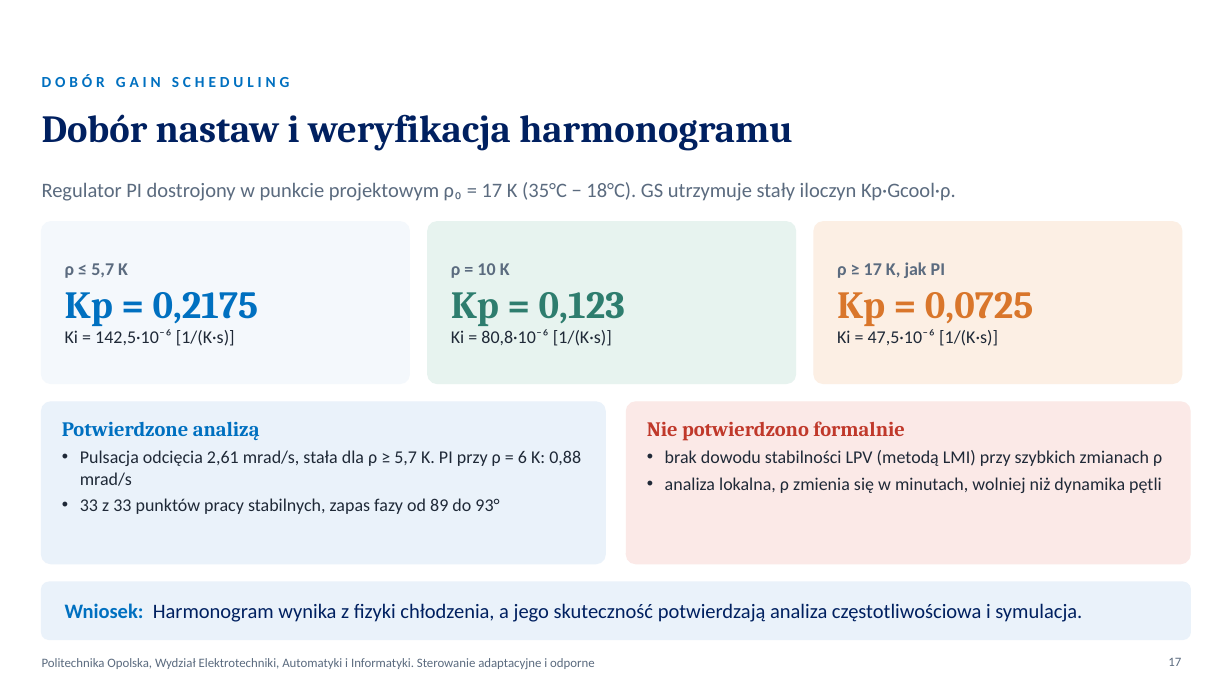
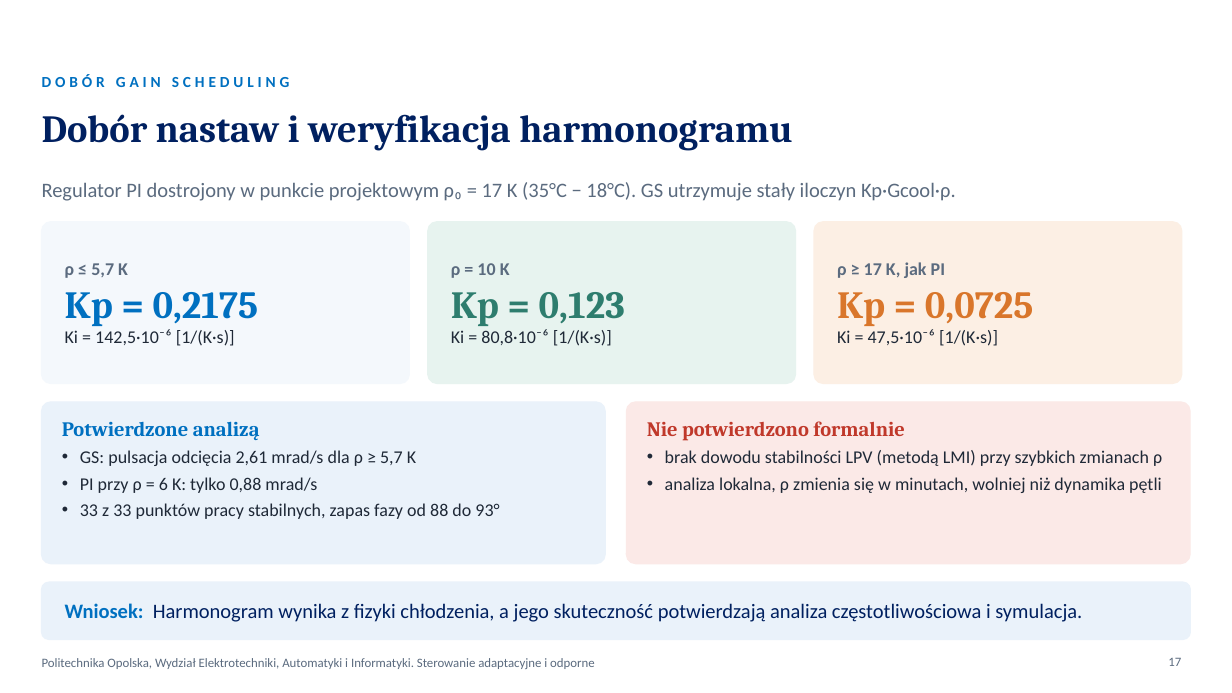
Before and after one commit to KarolFabianek/Adaptive-and-robust-control, a slide deck: slide 17 of Prezentacja/BTMS_WYKLAD_FABIANEK_FORTUNA.pptx. Drawn at 1232x693 pixels with LibreOffice and Linux fonts; fonts in the diff are those of the drawing; background and template pictures are left out. Boxes give left, top, right and bottom in pixels: in the first picture for what was removed or moved away, otherwise in the second. Text is boxed around its words. In the diff, an @@ line names an element or a change of style, - is before the commit and + after.

Commit message:
Pełna weryfikacja na świeżym klonie i poprawki
- save_fig: do trzech prób eksportu i zapis zapasowy przez print
  (sporadyczny błąd exportgraphics w trybie wsadowym przerywał run_all)
- opis danych NASA B0005 w Projekt/data/README.md
- zapas fazy na slajdzie liczony z wyników (88 do 93°)
- skrypt wykładu: usunięte powtórzenia, poprawiony czas podgrzewania
  (15 min dojazdu), zapis liczb do wygłoszenia
- README i dokumentacja: aktualna struktura folderu Prezentacja

```diff
--- a/Prezentacja/BTMS_WYKLAD_FABIANEK_FORTUNA.pptx
+++ b/Prezentacja/BTMS_WYKLAD_FABIANEK_FORTUNA.pptx
@@ text at box(80, 450, 499, 519): text changed @@
-• Pulsacja odcięcia 2,61 mrad/s, stała dla ρ ≥ 5,7 K. PI przy ρ = 6 K: 0,88 mrad/s
-• 33 z 33 punktów pracy stabilnych, zapas fazy od 89 do 93°
+• GS: pulsacja odcięcia 2,61 mrad/s dla ρ ≥ 5,7 K
+• PI przy ρ = 6 K: tylko 0,88 mrad/s
+• 33 z 33 punktów pracy stabilnych, zapas fazy od 88 do 93°
```
Also in this commit, not shown: 6 other files.
